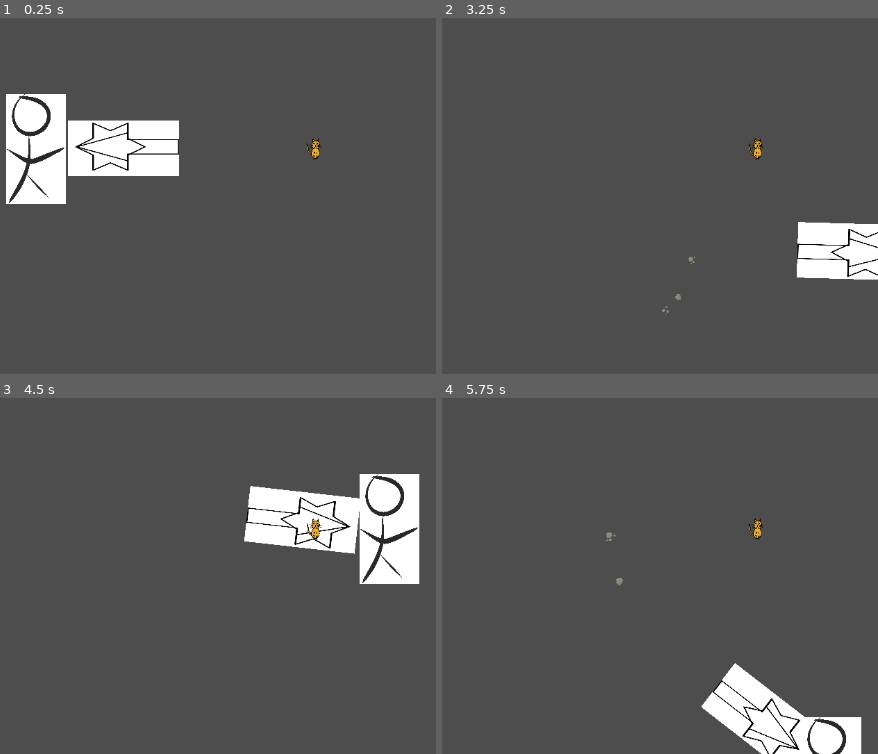
Above: before the commit, frames 1-4 (two rows, left to right).
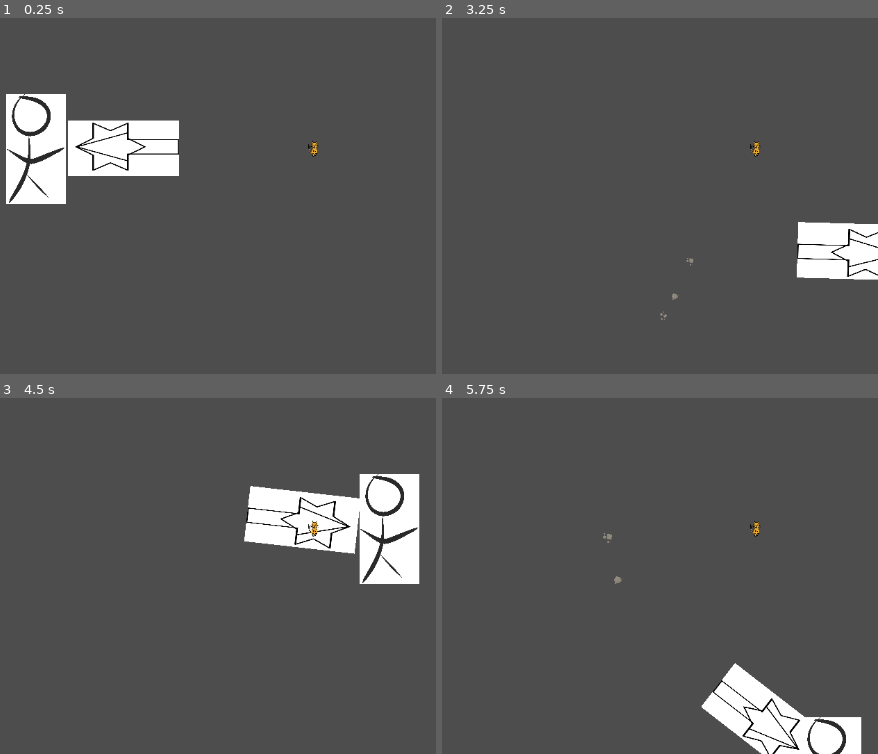
Above: after the commit, the same moments.

Repository: GeordieTomo/ludum-dare-58
Game: Godot game, scene res://world.tscn
Two runs of this game, one before a commit and one after it. Both use one fixed random seed, a clock stepped at 60 frames per second and the inputs below. This scene is started directly instead of the project's main scene.
Inputs (mouse positions are in pixels of both pictures, inside the frame that each line leads up to):
- Up to frame 1 (0.25 s): no input
- Up to frame 2 (3.25 s): tap Enter at 0.5 s; move the mouse to (655, 124) at 0.52 s; hold D (move_right) 0.53-1.28 s; click (655, 124) at 0.67 s; move the mouse to (outside the picture) at 1.27 s; hold S (move_down) 1.28-2.03 s; move the mouse to (559, 50) at 2.02 s; hold D (move_right) 2.03-2.78 s; move the mouse to (outside the picture) at 2.77 s; hold W (move_up) from 2.78 s (still down); click (outside the picture) at 2.92 s
- Up to frame 3 (4.5 s): move the mouse to (274, 597) at 3.52 s; release W (move_up) at 3.53 s; hold A (move_left) from 3.53 s (still down); tap Space at 4.25 s; move the mouse to (outside the picture) at 4.27 s
- Up to frame 4 (5.75 s): tap Enter at 5 s; move the mouse to (516, 529) at 5.02 s; release A (move_left) at 5.03 s; hold S (move_down) from 5.03 s (still down); click (516, 529) at 5.17 s

The runs differ from the first frame. In frame 1, 0.1% of the frame differs, in the area x 70-74%, y 33-40%; in frame 2, 0.2%, in the area x 50-74%, y 33-85%; in frame 3, 0.1%; in frame 4, 0.2%.

Commit message:
individual animal sprites

Diff:
--- a/world.tscn
+++ b/world.tscn
@@ -1,10 +1,10 @@
-[gd_scene load_steps=15 format=3 uid="uid://oxj8dnh0180n"]
+[gd_scene load_steps=14 format=3 uid="uid://oxj8dnh0180n"]
 
 [ext_resource type="Texture2D" uid="uid://clmxrd2ardv2s" path="res://textures/stick_figure.png" id="1_f3sb7"]
 [ext_resource type="Script" uid="uid://6574cck1lh74" path="res://scripts/player.gd" id="1_fj7yv"]
 [ext_resource type="Texture2D" uid="uid://dw0w007w3okbn" path="res://textures/dust_sprite_strip_4frames_transparent.png" id="3_036b0"]
-[ext_resource type="Texture2D" uid="uid://bmg4fxvkrcra6" path="res://textures/cat.png" id="3_tlwt5"]
 [ext_resource type="Texture2D" uid="uid://cbxgliaps3jmy" path="res://textures/VAC.png" id="4_aqk2v"]
+[ext_resource type="Texture2D" uid="uid://caheyla24vuf7" path="res://textures/animals/Cat.PNG" id="5_036b0"]
 
 [sub_resource type="CanvasItemMaterial" id="CanvasItemMaterial_dwbse"]
 particles_animation = true
@@ -26,10 +26,7 @@
 [sub_resource type="CurveTexture" id="CurveTexture_4srsv"]
 curve = SubResource("Curve_gbfbk")
 
-[sub_resource type="CurveTexture" id="CurveTexture_036b0"]
-
 [sub_resource type="ParticleProcessMaterial" id="ParticleProcessMaterial_ioo17"]
-particle_flag_align_y = true
 particle_flag_disable_z = true
 emission_shape_offset = Vector3(0, -1000, 0)
 emission_shape_scale = Vector3(300, 100, 1)
@@ -41,7 +38,6 @@
 radial_accel_min = -10000.0
 radial_accel_max = -1000.0
 radial_accel_curve = SubResource("CurveTexture_f52ns")
-tangential_accel_curve = SubResource("CurveTexture_036b0")
 scale_min = 0.049999997
 scale_max = 0.14999999
 scale_curve = SubResource("CurveTexture_4srsv")
@@ -73,7 +69,7 @@
 clip_children = 1
 position = Vector2(7.9999866, -154)
 scale = Vector2(0.8000002, 0.4343751)
-polygon = PackedVector2Array(-170, -13.812945, 170, -18.417261, 1500.8877, -1265.6781, -1790.106, -1270.0281)
+polygon = PackedVector2Array(-170, -13.812945, 170, -18.417261, 1814.2886, -1265.6781, -1790.106, -1270.0281)
 
 [node name="GPUParticles2D" type="GPUParticles2D" parent="Player/Vacuum/Sprite2D/Polygon2D"]
 material = SubResource("CanvasItemMaterial_dwbse")
@@ -99,7 +95,7 @@
 
 [node name="Sprite2D" type="Sprite2D" parent="CharacterBody2D"]
 scale = Vector2(0.1, 0.1)
-texture = ExtResource("3_tlwt5")
+texture = ExtResource("5_036b0")
 
 [node name="CollisionShape2D" type="CollisionShape2D" parent="CharacterBody2D"]
 shape = SubResource("RectangleShape2D_aqk2v")
Binary file added: textures/animals/Ant.PNG
Not shown, added: textures/animals/Ant.PNG.import
Binary file added: textures/animals/Cat.PNG
Not shown, added: textures/animals/Cat.PNG.import
Binary file added: textures/animals/Elephant.png
Not shown, added: textures/animals/Elephant.png.import
Binary file added: textures/animals/Lbug.png
Not shown, added: textures/animals/Lbug.png.import
Binary file added: textures/animals/Leech.PNG
Not shown, changed: textures/animals/Leech.PNG.import
Binary file added: textures/animals/Lion.png
Not shown, added: textures/animals/Lion.png.import
(and 13 more such lines)
